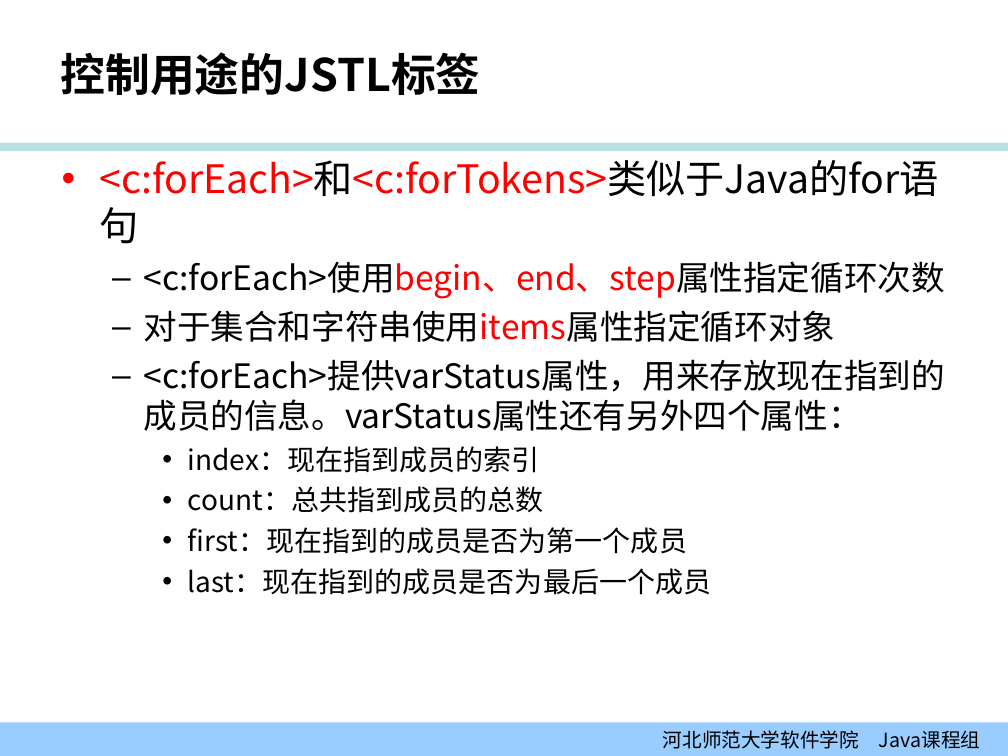
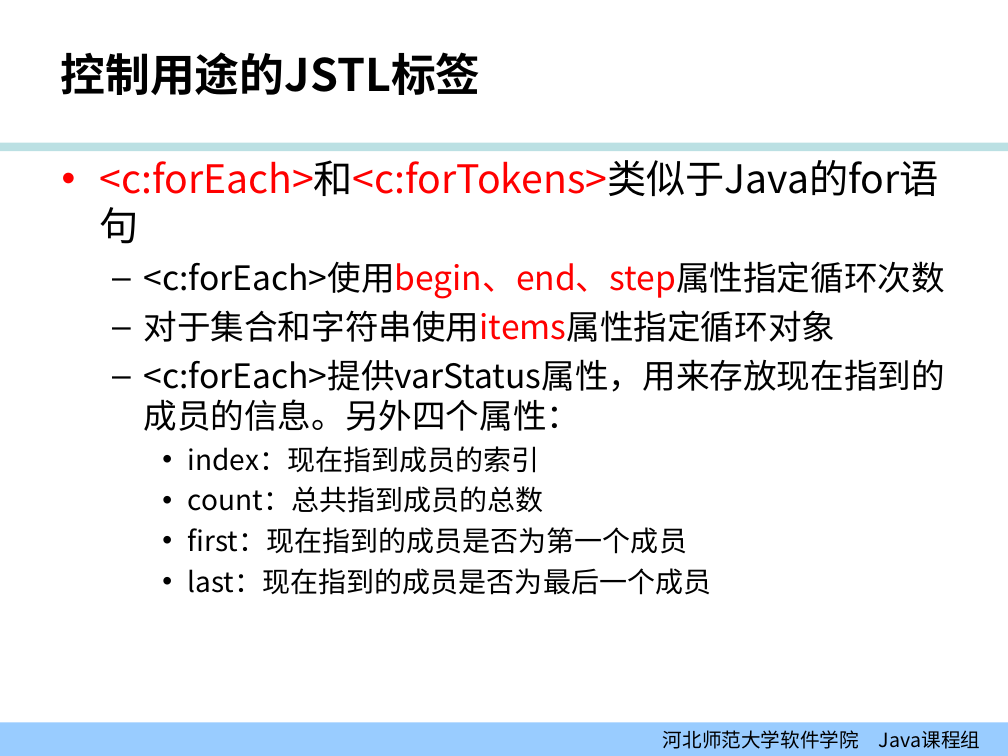
Before and after one commit to edu2act/course-JavaEE, a slide deck: slide 15 of 课程PPT/04-03_标准标签库.ppt. Drawn at 1008x756 pixels with LibreOffice and Linux fonts; fonts in the diff are those of the drawing; background and template pictures are left out. Boxes give left, top, right and bottom in pixels: in the first picture for what was removed or moved away, otherwise in the second. Text is boxed around its words. In the diff, an @@ line names an element or a change of style, - is before the commit and + after.

```diff
--- a/课程PPT/04-03_标准标签库.ppt
+++ b/课程PPT/04-03_标准标签库.ppt
@@ text at <box>144,359,945,431</box>: text changed @@
-  – <c:forEach>提供varStatus属性，用来存放现在指到的成员的信息。varStatus属性还有另外四个属性：
+  – <c:forEach>提供varStatus属性，用来存放现在指到的成员的信息。另外四个属性：
```
Also in this commit, not shown: 4 other slides changed, 8 slides added, 4 slides removed, 60 other files.
